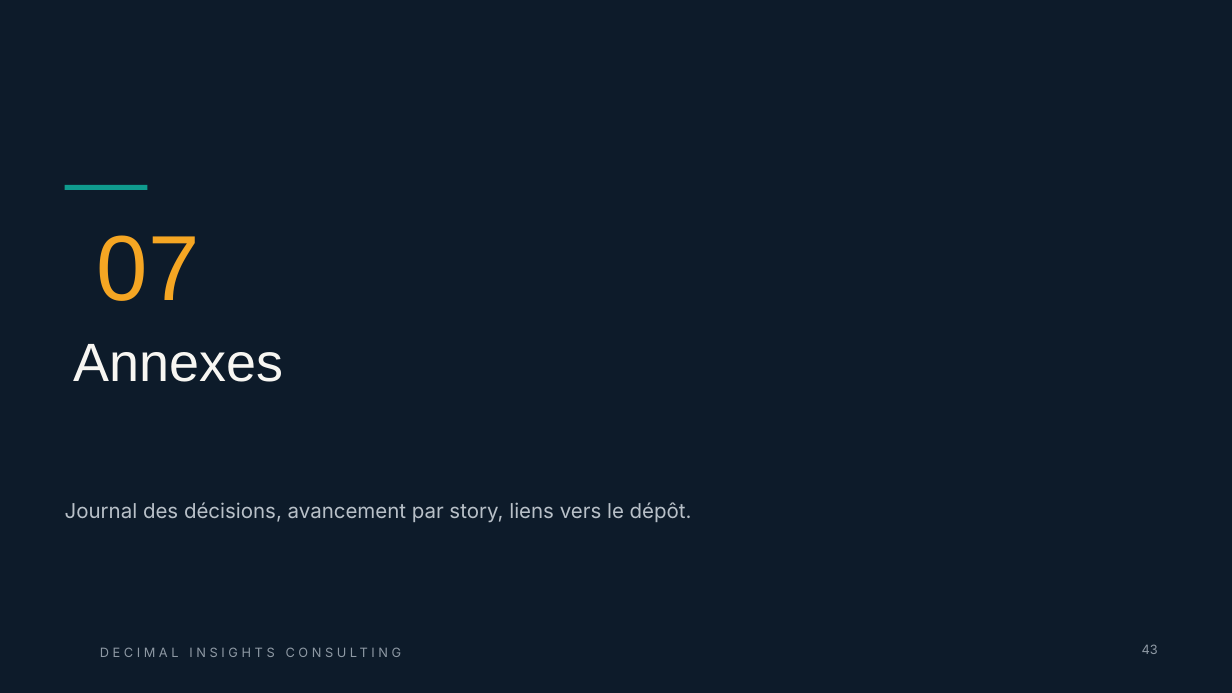
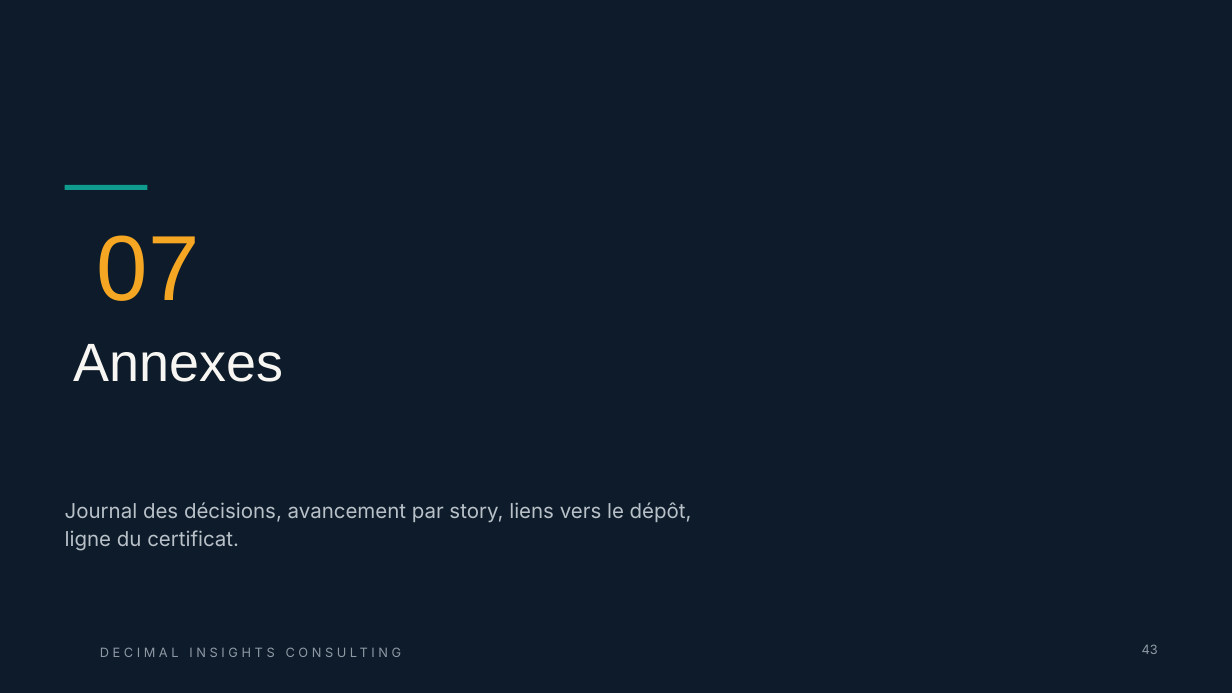
Before and after one commit to 0TRDavid/td-qualite-g00, a slide deck: slide 43 of livrables/Livrable_Groupe_TD_AssurConnect.pptx. Drawn at 1232x693 pixels with LibreOffice and Linux fonts; fonts in the diff are those of the drawing; background and template pictures are left out. Boxes give left, top, right and bottom in pixels: in the first picture for what was removed or moved away, otherwise in the second. Text is boxed around its words. In the diff, an @@ line names an element or a change of style, - is before the commit and + after.

Commit message:
feat: completion du dossier go no go + annexe

```diff
--- a/livrables/Livrable_Groupe_TD_AssurConnect.pptx
+++ b/livrables/Livrable_Groupe_TD_AssurConnect.pptx
@@ text at bbox=[65, 502, 692, 551]: text changed @@
-Journal des décisions, avancement par story, liens vers le dépôt.
+Journal des décisions, avancement par story, liens vers le dépôt, ligne du certificat.
```
Also in this commit, not shown: 29 other slides changed, 1 slide added.
